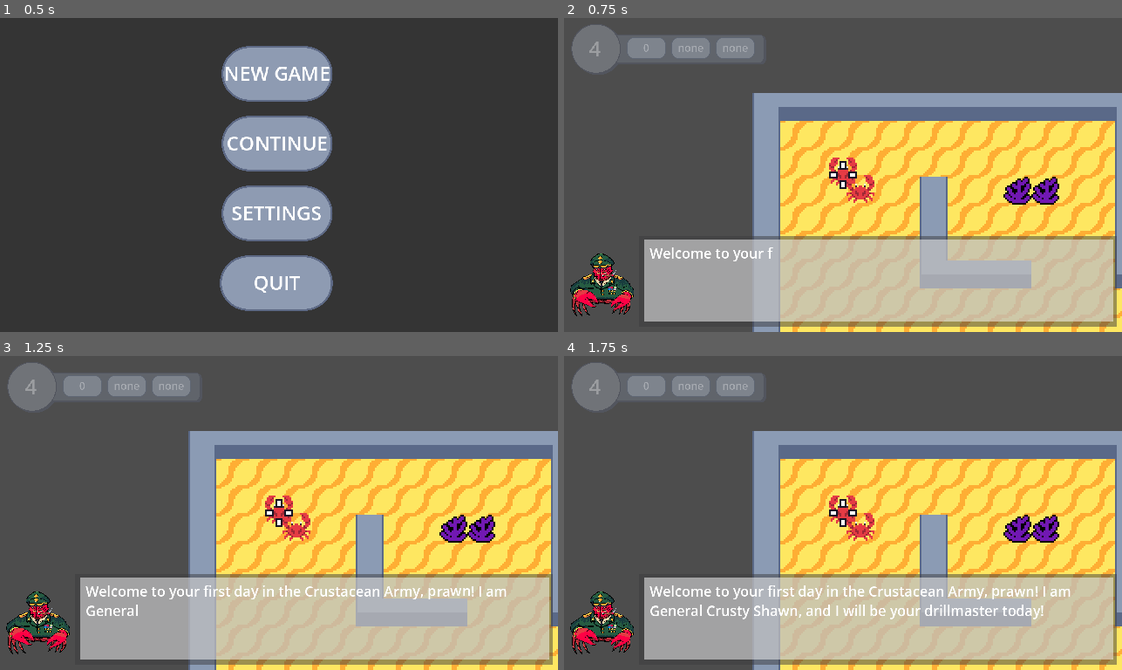
Above: before the commit, frames 1-4 (two rows, left to right).
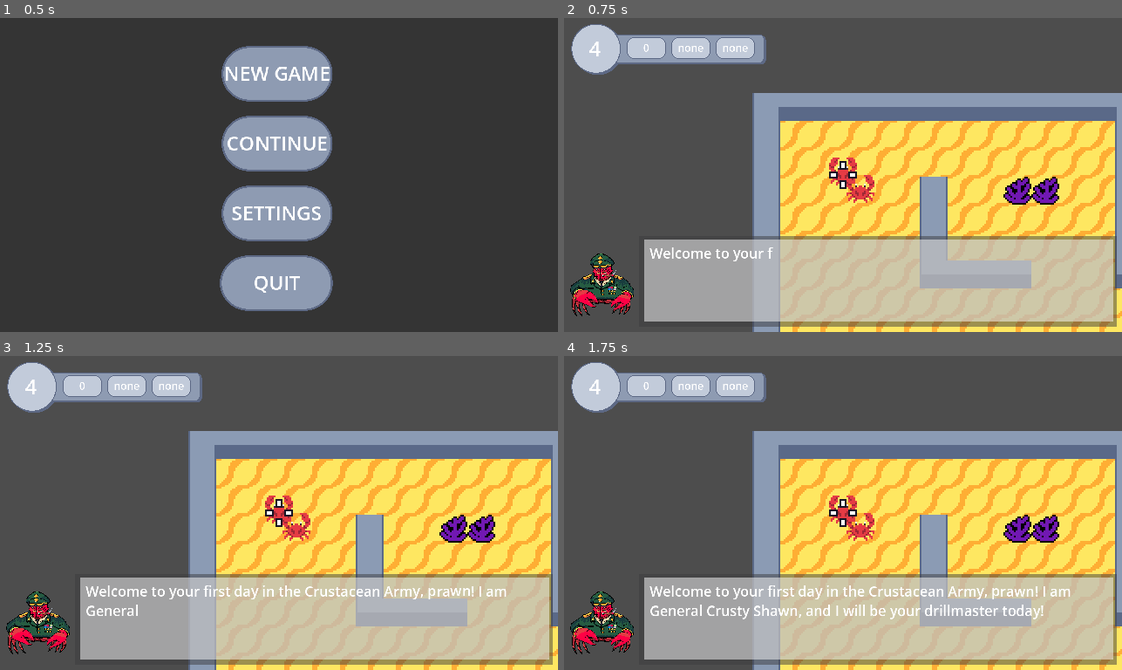
Above: after the commit, the same moments.

Repository: deckerous/crab-x
Game: Godot game, scene res://UI/main_menu.tscn
The game is run twice, just before and just after one commit, with the same random seed, the same clock (stepped at 60 frames per second) and the same inputs.
Inputs (mouse positions are in pixels of both pictures, inside the frame that each line leads up to):
- Up to frame 1 (0.5 s): no input
- Up to frame 2 (0.75 s): click "New Game" at 0.5 s
- Up to frame 3 (1.25 s): no input
- Up to frame 4 (1.75 s): tap Enter at 1.25 s; move the mouse to (843, 509) at 1.27 s; hold D (move_right) from 1.28 s (still down); tap 1 (empty) at 1.35 s; click (843, 509) at 1.42 s

Frame 1 is identical in both runs. In frame 2, 3.5% of the frame differs, in the area x 1-37%, y 1-19%; in frame 3, 3.5%; in frame 4, 3.5%.

Commit message:
Fixed opacity issue

Diff:
--- a/UI/ui.tscn
+++ b/UI/ui.tscn
@@ -118,13 +118,11 @@
 scale = Vector2(0.75, 0.75)
 
 [node name="status_bar" type="Sprite2D" parent="during_game_screen"]
-modulate = Color(1, 1, 1, 0.305882)
 position = Vector2(80, 24)
 scale = Vector2(0.0496667, 0.0499364)
 texture = ExtResource("3_1rnps")
 
 [node name="crabs_label" type="Label" parent="during_game_screen"]
-modulate = Color(1, 1, 1, 0.305882)
 anchors_preset = -1
 anchor_left = -0.037
 anchor_top = -0.111
@@ -141,25 +139,21 @@
 metadata/_edit_use_anchors_ = true
 
 [node name="coin_box" type="Sprite2D" parent="during_game_screen"]
-modulate = Color(1, 1, 1, 0.305882)
 position = Vector2(63, 23)
 scale = Vector2(0.0277002, 0.0304542)
 texture = ExtResource("4_4snfw")
 
 [node name="item_box" type="Sprite2D" parent="during_game_screen"]
-modulate = Color(1, 1, 1, 0.305882)
 position = Vector2(97, 23)
 scale = Vector2(0.0277002, 0.0304542)
 texture = ExtResource("4_4snfw")
 
 [node name="weapon_box" type="Sprite2D" parent="during_game_screen"]
-modulate = Color(1, 1, 1, 0.305882)
 position = Vector2(131, 23)
 scale = Vector2(0.0277002, 0.0304542)
 texture = ExtResource("4_4snfw")
 
 [node name="coins_label" type="Label" parent="during_game_screen"]
-modulate = Color(1, 1, 1, 0.305882)
 offset_left = 49.0
 offset_top = 15.0
 offset_right = 105.0
@@ -171,7 +165,6 @@
 metadata/_edit_use_anchors_ = true
 
 [node name="item_label" type="Label" parent="during_game_screen"]
-modulate = Color(1, 1, 1, 0.305882)
 offset_left = 83.0
 offset_top = 15.0
 offset_right = 139.0
@@ -183,7 +176,6 @@
 metadata/_edit_use_anchors_ = true
 
 [node name="weapon_label" type="Label" parent="during_game_screen"]
-modulate = Color(1, 1, 1, 0.305882)
 offset_left = 117.0
 offset_top = 15.0
 offset_right = 173.0
